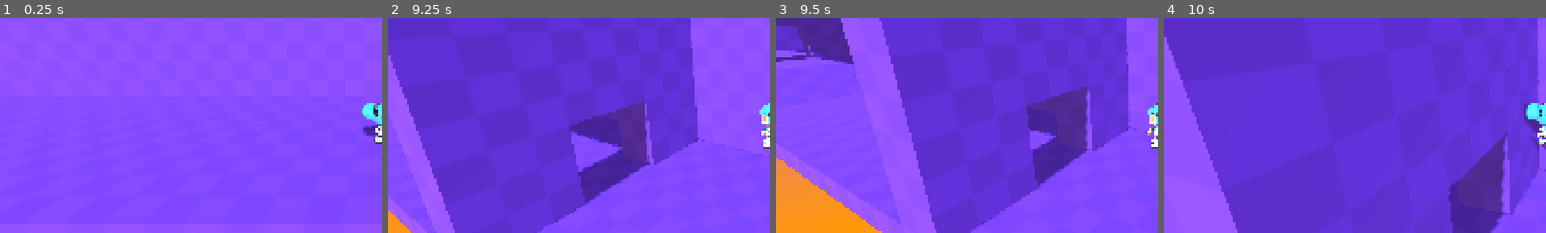
Above: before the commit, frames 1-4 (left to right).
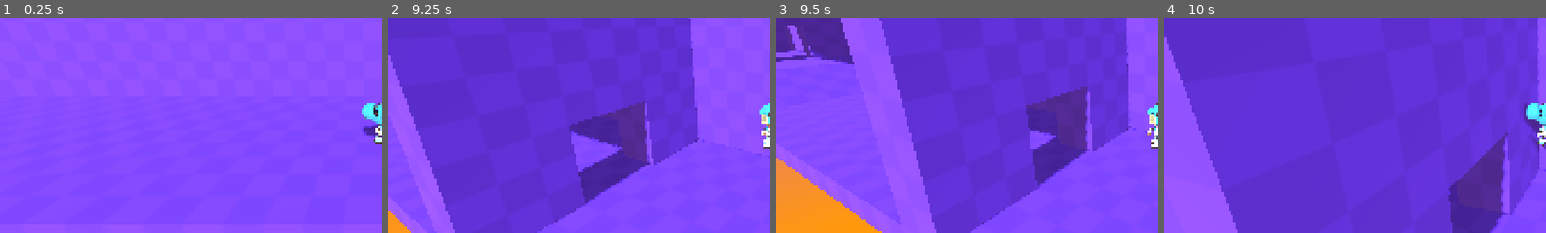
Above: after the commit, the same moments.

Repository: xpgram/3d-character-controller-1.0.0
Game: Godot game, scene res://game_fusion.tscn
Two runs of this game, one before a commit and one after it. Both use one fixed random seed, a clock stepped at 60 frames per second and the inputs below. This scene is started directly instead of the project's main scene.
Inputs (mouse positions are % of the whole screen's width and height, from its top left):
- Up to frame 1 (0.25 s): no input
- Up to frame 2 (9.25 s): move the mouse to (72, 45) at 0.52 s; press the mouse at (72, 45) at 0.53 s; hold D (move_right) 0.53-1.28 s; tap Space (jump) at 0.77, 1.52, 3.02, 3.77, 4.52, 6.02, 6.77, 7.52, 9.02 s; move the mouse to (45, 50) at 1.27 s; release the mouse at (45, 50) at 1.28 s; hold W (move_up) 1.28-5.78 s; click (45, 50) at 1.35 s; move the mouse to (52, 48) at 2.02 s; press the mouse at (52, 48) at 2.03 s; move the mouse to (49, 52) at 2.77 s; release the mouse at (49, 52) at 2.78 s; click (49, 52) at 2.85 s; move the mouse to (57, 51) at 3.52 s; press the mouse at (57, 51) at 3.53 s; move the mouse to (42, 49) at 4.27 s; release the mouse at (42, 49) at 4.28 s; click (42, 49) at 4.35 s; move the mouse to (51, 50) at 5.02 s; press the mouse at (51, 50) at 5.03 s; move the mouse to (46, 48) at 5.77 s; release the mouse at (46, 48) at 5.78 s; hold D (move_right) 5.78-6.53 s; click (46, 48) at 5.85 s; move the mouse to (55, 50) at 6.52 s; press the mouse at (55, 50) at 6.53 s; hold W (move_up) 6.53-8.78 s; move the mouse to (45, 50) at 7.27 s; release the mouse at (45, 50) at 7.28 s; click (45, 50) at 7.35 s; move the mouse to (52, 48) at 8.02 s; press the mouse at (52, 48) at 8.03 s; move the mouse to (49, 52) at 8.77 s; release the mouse at (49, 52) at 8.78 s; hold A (move_left) from 8.78 s (still down); click (49, 52) at 8.85 s
- Up to frame 3 (9.5 s): keep holding A (move_left)
- Up to frame 4 (10 s): move the mouse to (57, 51) at 9.52 s; release A (move_left) at 9.53 s; press the mouse at (57, 51) at 9.53 s; hold W (move_up) from 9.53 s (still down); tap Space (jump) at 9.77 s
The pictures show only the part of the screen within x 0-50%, y 32-82%; the shares and areas given below are measured in that part.

Frames 1-2 are identical in both runs. In frame 3, 0.8% of the frame differs, in the area x 0-8%, y 3-16%; in frame 4, nothing differs.

Commit message:
tweak level design for ship bay shaft

Diff:
--- a/levels/prototype/rooms/ship_bay_shaft.tscn
+++ b/levels/prototype/rooms/ship_bay_shaft.tscn
@@ -78,9 +78,9 @@
 size = Vector3(2, 17, 9)
 
 [node name="Wall_LeftBlock5" type="CSGBox3D" parent="Geometry/Wall_Left"]
-transform = Transform3D(1, 0, 0, 0, 1, 0, 0, 0, 1, 5.5, 29, -0.5)
-material_override = ExtResource("1_jtal7")
-size = Vector3(1, 8, 9)
+transform = Transform3D(1, 0, 0, 0, 1, 0, 0, 0, 1, 5, 29, -0.5)
+material_override = ExtResource("1_jtal7")
+size = Vector3(2, 8, 9)
 
 [node name="Wall_Left5" type="CSGBox3D" parent="Geometry/Wall_Left"]
 transform = Transform3D(1, 0, 0, 0, 1, 0, 0, 0, 1, 6, 38, -0.5)
@@ -112,63 +112,86 @@
 [node name="Platforms" type="CSGCombiner3D" parent="Geometry"]
 transform = Transform3D(1, 0, 0, 0, 1, 0, 0, 0, 1, 0, 2, 0)
 
-[node name="Platform" type="CSGBox3D" parent="Geometry/Platforms"]
-transform = Transform3D(1, 0, 0, 0, 1, 0, 0, 0, 1, -1, 3.5, 1)
-material_override = ExtResource("1_jtal7")
-size = Vector3(2, 1, 2)
+[node name="Platform" type="CSGPolygon3D" parent="Geometry/Platforms"]
+transform = Transform3D(-4.37114e-08, 0, -1, 0, 1, 0, 1, 0, -4.37114e-08, 0, 3, -5)
+polygon = PackedVector2Array(0, 0, 0, 1, 2, 1, 5, 2, 7, 2, 7, 1, 5, 1, 2, 0)
+depth = 2.0
 
 [node name="Platform2" type="CSGBox3D" parent="Geometry/Platforms"]
 transform = Transform3D(1, 0, 0, 0, 1, 0, 0, 0, 1, -5, 5.5, 2)
 material_override = ExtResource("1_jtal7")
-size = Vector3(2, 1, 2)
-
-[node name="Platform3" type="CSGBox3D" parent="Geometry/Platforms"]
-transform = Transform3D(1, 0, 0, 0, 1, 0, 0, 0, 1, 0, 7.5, 3)
-material_override = ExtResource("1_jtal7")
-size = Vector3(2, 1, 2)
+size = Vector3(2, 1, 4)
+
+[node name="Platform3" type="CSGPolygon3D" parent="Geometry/Platforms"]
+transform = Transform3D(-1, 0, -8.74228e-08, 0, 1, 0, 8.74228e-08, 0, -1, 2, 7, 2)
+polygon = PackedVector2Array(0, -6, 0, 2, 2, 2, 6, -1, 6, -2, 9, -2, 9, -6)
+depth = 2.0
 
 [node name="Platform4" type="CSGBox3D" parent="Geometry/Platforms"]
-transform = Transform3D(1, 0, 0, 0, 1, 0, 0, 0, 1, -2, 13.5, -3)
-material_override = ExtResource("1_jtal7")
-size = Vector3(4, 1, 2)
-
-[node name="Platform5" type="CSGBox3D" parent="Geometry/Platforms"]
-transform = Transform3D(1, 0, 0, 0, 1, 0, 0, 0, 1, 3, 16.5, -3)
-material_override = ExtResource("1_jtal7")
-size = Vector3(2, 1, 2)
+transform = Transform3D(1, 0, 0, 0, 1, 0, 0, 0, 1, -4.5, 10.5, -4)
+material_override = ExtResource("1_jtal7")
+size = Vector3(3, 1, 2)
+
+[node name="Platform5" type="CSGPolygon3D" parent="Geometry/Platforms"]
+transform = Transform3D(-4.37114e-08, 0, 1, 0, 1, 0, -1, 0, -4.37114e-08, -4, 10, -2)
+polygon = PackedVector2Array(0, 0, -4, 2, -6, 2, -6, 3, -4, 3, 0, 1, 1, 1, 1, 0)
+depth = 2.0
+
+[node name="CSGPolygon3D4" type="CSGPolygon3D" parent="Geometry/Platforms"]
+transform = Transform3D(-1, 0, -8.74228e-08, 0, 1, 0, 8.74228e-08, 0, -1, 5, 15, 1)
+polygon = PackedVector2Array(-1, 0, -1, 1, 2, 1, 4, 0, 7, 0, 7, -1, 4, -1, 2, 0)
+depth = 3.0
+
+[node name="Platform15" type="CSGBox3D" parent="Geometry/Platforms"]
+transform = Transform3D(1, 0, 0, 0, 1, 0, 0, 0, 1, 5, 15.5, -2)
+material_override = ExtResource("1_jtal7")
+size = Vector3(2, 1, 6)
+
+[node name="Platform14" type="CSGBox3D" parent="Geometry/Platforms"]
+transform = Transform3D(1, 0, 0, 0, 1, 0, 0, 0, 1, 4, 18.5, 1.5)
+material_override = ExtResource("1_jtal7")
+size = Vector3(4, 1, 5)
 
 [node name="Platform6" type="CSGBox3D" parent="Geometry/Platforms"]
-transform = Transform3D(1, 0, 0, 0, 1, 0, 0, 0, 1, 3, 18.5, 2)
-material_override = ExtResource("1_jtal7")
-size = Vector3(4, 1, 2)
-
-[node name="Platform7" type="CSGBox3D" parent="Geometry/Platforms"]
-transform = Transform3D(1, 0, 0, 0, 1, 0, 0, 0, 1, -3, 19, 2)
-material_override = ExtResource("1_jtal7")
-size = Vector3(6, 4, 4)
+transform = Transform3D(1, 0, 0, 0, 1, 0, 0, 0, 1, 5, 21, 2.5)
+material_override = ExtResource("1_jtal7")
+size = Vector3(2, 4, 3)
+
+[node name="CSGPolygon3D" type="CSGPolygon3D" parent="Geometry/Platforms"]
+transform = Transform3D(-1, 0, -8.74228e-08, 0, 1, 0, 8.74228e-08, 0, -1, 2, 18, 2)
+polygon = PackedVector2Array(0, 0, 0, 1, 6, 4, 6, 0)
+depth = 2.0
+
+[node name="CSGPolygon3D2" type="CSGPolygon3D" parent="Geometry/Platforms"]
+transform = Transform3D(-1, 0, -8.74228e-08, 0, 1, 0, 8.74228e-08, 0, -1, 2, 18, 1)
+polygon = PackedVector2Array(0, 0, 0, 2, 6, 5, 6, 0)
+
+[node name="CSGPolygon3D3" type="CSGPolygon3D" parent="Geometry/Platforms"]
+transform = Transform3D(-1, 0, -8.74228e-08, 0, 1, 0, 8.74228e-08, 0, -1, 2, 18, 1)
+polygon = PackedVector2Array(0, 3, 0, 7, 6, 7, 6, 6)
+
+[node name="Platform9" type="CSGBox3D" parent="Geometry/Platforms"]
+transform = Transform3D(1, 0, 0, 0, 1, 0, 0, 0, 1, -1, 24.5, -0.5)
+material_override = ExtResource("1_jtal7")
+size = Vector3(6, 1, 3)
 
 [node name="Platform8" type="CSGBox3D" parent="Geometry/Platforms"]
-transform = Transform3D(1, 0, 0, 0, 1, 0, 0, 0, 1, -5, 19, -2)
-material_override = ExtResource("1_jtal7")
-size = Vector3(2, 4, 4)
-
-[node name="Platform9" type="CSGBox3D" parent="Geometry/Platforms"]
-transform = Transform3D(1, 0, 0, 0, 1, 0, 0, 0, 1, -5, 23.5, -3)
-material_override = ExtResource("1_jtal7")
-size = Vector3(2, 1, 2)
-
-[node name="Platform10" type="CSGBox3D" parent="Geometry/Platforms"]
-transform = Transform3D(1, 0, 0, 0, 1, 0, 0, 0, 1, -1, 26.5, -3)
-material_override = ExtResource("1_jtal7")
-size = Vector3(2, 1, 2)
-
-[node name="Platform11" type="CSGBox3D" parent="Geometry/Platforms"]
-transform = Transform3D(1, 0, 0, 0, 1, 0, 0, 0, 1, -1, 29.5, 0)
-material_override = ExtResource("1_jtal7")
-size = Vector3(2, 1, 2)
+transform = Transform3D(1, 0, 0, 0, 1, 0, 0, 0, 1, -5, 20, 0.5)
+material_override = ExtResource("1_jtal7")
+size = Vector3(2, 4, 7)
+
+[node name="CSGPolygon3D5" type="CSGPolygon3D" parent="Geometry/Platforms"]
+transform = Transform3D(-1, 0, -8.74228e-08, 0, 1, 0, 8.74228e-08, 0, -1, 4, 26, 2)
+polygon = PackedVector2Array(0, 1, 0, 2, 2, 2, 4, 1, 6, 1, 6, 0, 4, 0, 2, 1)
+depth = 2.0
+
+[node name="CSGPolygon3D6" type="CSGPolygon3D" parent="Geometry/Platforms"]
+transform = Transform3D(-4.37114e-08, 0, -1, 0, 1, 0, 1, 0, -4.37114e-08, 2, 27, -5)
+polygon = PackedVector2Array(0, 1, 0, 2, 1, 2, 3, 1, 7, 1, 7, 0, 3, 0, 1, 1)
+depth = 2.0
 
 [node name="Platform12" type="CSGBox3D" parent="Geometry/Platforms"]
-transform = Transform3D(1, 0, 0, 0, 1, 0, 0, 0, 1, 4, 30.5, 0)
+transform = Transform3D(1, 0, 0, 0, 1, 0, 0, 0, 1, 3, 30.5, 0)
 material_override = ExtResource("1_jtal7")
 size = Vector3(2, 1, 2)
 
